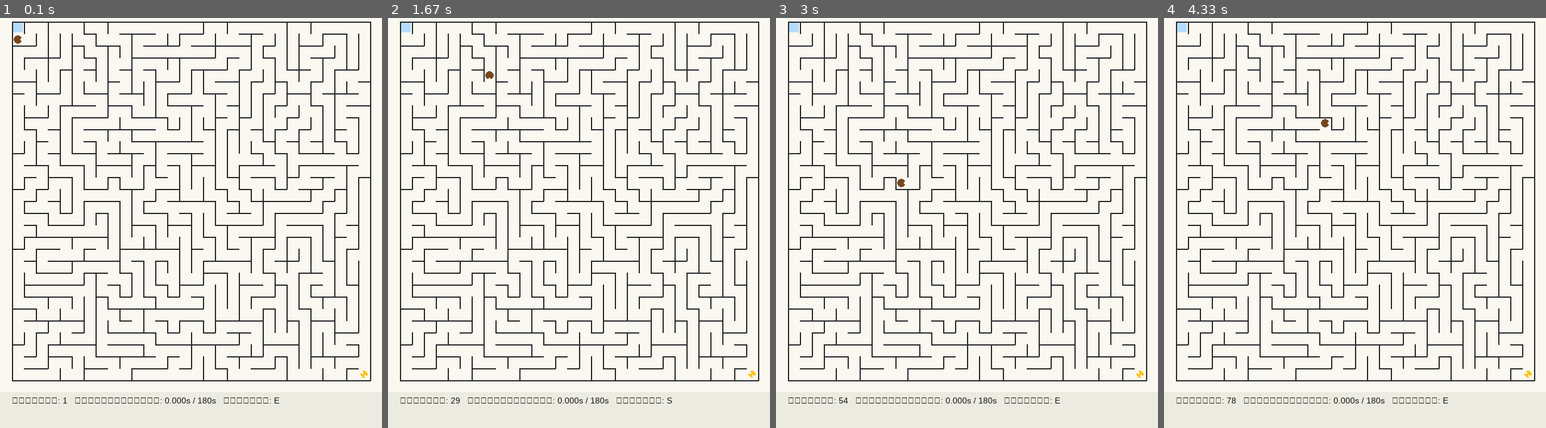
Above: before the commit, frames 1-4 (left to right).
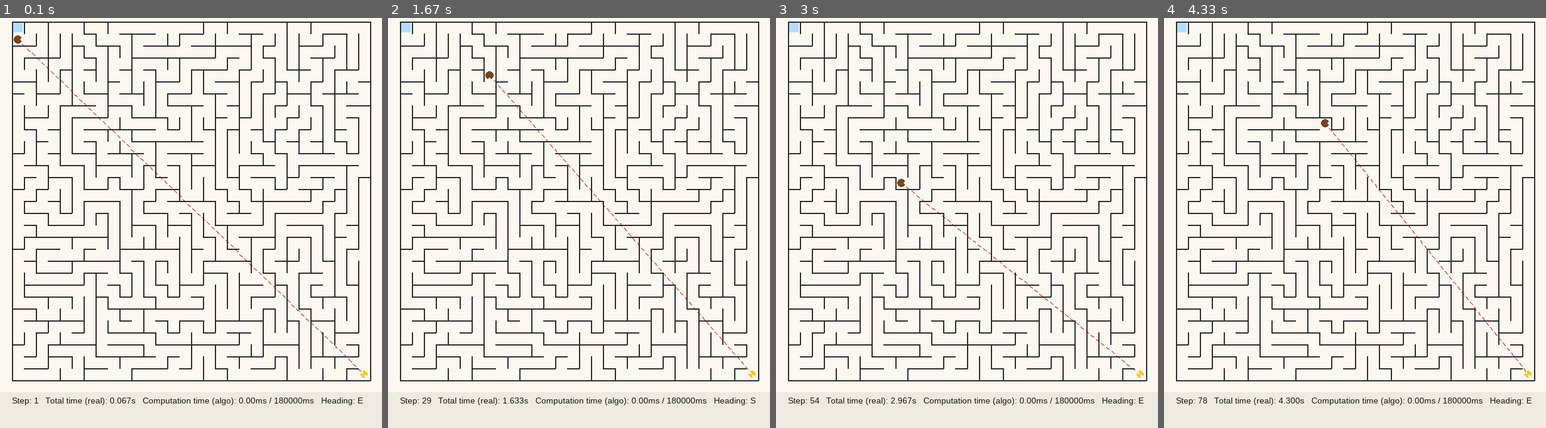
Above: after the commit, the same moments.

Repository: pruk17/660610817-Robot_Maze_Runners
Game: pygame game, started from main.py
Two runs of this game, one before a commit and one after it. Both use one fixed random seed, a clock stepped at 60 frames per second and the inputs below.
Inputs:
- Up to frame 1 (0.1 s): no input
- Up to frame 2 (1.67 s): no input
- Up to frame 3 (3 s): no input
- Up to frame 4 (4.33 s): no input

The runs differ from the first frame. In frame 1, 0.8% of the frame differs, in the area x 3-95%, y 5-95%; in frame 2, 0.8%; in frame 3, 0.8%; in frame 4, 0.8%.

Commit message:
fix pylance waring & create dash line between Mouse and cheese

Diff:
--- a/agent.py
+++ b/agent.py
@@ -1,22 +1,22 @@
 """
 agent.py
-Mouse class: The player in the game. Has a position and a heading.
-Can move one cell at a time and decide on 4 actions per move:
-Move forward, move backward, turn left, turn right (points 8, 15)
+Mouse class: the player in the game, tracking its position and current
+heading. It moves one cell at a time and can decide between 4 actions per
+move: forward, backward, turn left, turn right (requirements #8, #15).
 """
 
-# Clockwise direction order for calculating left/right turns
+# Clockwise direction order, used to compute left/right turns
 CLOCKWISE = ["N", "E", "S", "W"]
 
 
 class Mouse:
     def __init__(self, position, heading: str = "N"):
         self.position = position       # (row, col)
-        self.heading = heading         # The direction the mouse is facing
+        self.heading = heading         # direction the mouse is currently facing
         self.alive = True
         self.moves_count = 0
         self.total_computation_time = 0.0
-        self.path_history = [position]  # Store for rendering/debugging only, not the actual known path
+        self.path_history = [position]  # kept only for render/debug, not a precomputed path
 
     def turn_left(self):
         idx = CLOCKWISE.index(self.heading)
@@ -32,10 +32,11 @@
 
     def apply_action(self, action: str, maze):
         """
-        Performs 1 movement based on the action decided by the solver
+        Perform one move based on the action decided by the solver.
         action: "FORWARD" | "BACKWARD" | "TURN_LEFT" | "TURN_RIGHT"
-        Turning (TURN_LEFT/TURN_RIGHT) only changes the heading without moving the position
-        Moving (FORWARD/BACKWARD) moves the position by 1 cell according to the condition that there is no wall blocking the way
+        Turning (TURN_LEFT/TURN_RIGHT) only changes heading, not position.
+        Moving (FORWARD/BACKWARD) shifts position by 1 cell, provided there
+        is no wall blocking the way.
         """
         if action == "TURN_LEFT":
             self.turn_left()
@@ -53,7 +54,7 @@
             raise ValueError(f"Unknown action: {action}")
 
         if not maze.can_move(self.position, direction):
-            # Hit a wall - consider this move as failed but not fatal (just don't move)
+            # Hit a wall -- this move is wasted but the mouse does not die
             return False
 
         from maze_model import Maze
--- a/game_engine.py
+++ b/game_engine.py
@@ -1,6 +1,7 @@
 """
 game_engine.py
-Main game loop: connects all modules together, tracks computation time, checks for death/victory (points 9, 17)
+The main game loop: wires all modules together, tracks computation time,
+and checks the death/win conditions (requirements #9, #17).
 """
 
 import time
@@ -8,75 +9,66 @@
 from maze_generator import MazeGenerator
 from agent import Mouse
 from solver import FloodFillSolver
-from renderer_text import TextRenderer
+from renderer_pygame import PygameRenderer
 
-MAX_COMPUTATION_SECONDS = 180  # 3 minutes (point 9)
+MAX_COMPUTATION_SECONDS = 180  # 3 minutes (requirement #9)
 
 
 class GameEngine:
-    def __init__(self, size=30, cell_size_cm=16, seed=None,
-                 render_mode="pygame", step_delay_ms=60, screenshot_dir=None):
+    def __init__(self, size=30, cell_size_cm=16, seed=None, screenshot_dir=None):
         self.generator = MazeGenerator(min_path_length=5, seed=seed)
         self.maze = self.generator.generate(size, cell_size_cm)
         self.mouse = Mouse(self.maze.start, heading="E")
         self.solver = FloodFillSolver(self.maze)
-        self.render_mode = render_mode
-        self.step_delay_ms = step_delay_ms
         self.screenshot_dir = screenshot_dir
-
-        if render_mode == "pygame":
-            from renderer_pygame import PygameRenderer
-            self.renderer = PygameRenderer(self.maze)
-        else:
-            self.renderer = TextRenderer()
+        self.renderer = PygameRenderer(self.maze, MAX_COMPUTATION_SECONDS)
 
     def run(self, max_steps=100000):
         status_text = ""
         step_no = 0
+        run_start = time.perf_counter()
 
         while self.mouse.alive and self.mouse.position != self.maze.exit and step_no < max_steps:
             step_no += 1
 
-            # --- นี่คือ "1 ครั้งของ computation time" ---
+            # --- This block represents ONE unit of "computation time" ---
             t0 = time.perf_counter()
             action = self.solver.decide_next_action(self.mouse, self.maze)
             self.mouse.apply_action(action, self.maze)
             t1 = time.perf_counter()
             self.mouse.total_computation_time += (t1 - t0)
-            # --------------------------------------------
+            # --------------------------------------------------------------
 
             if self.mouse.total_computation_time > MAX_COMPUTATION_SECONDS:
                 self.mouse.alive = False
-                status_text = "Died: computation time exceeded 3 minutes"
+                status_text = "Mouse died: exceeded 3 minutes of computation time"
                 break
 
-            self._render(status_text)
+            self._render(status_text, time.perf_counter() - run_start)
 
-            if self.screenshot_dir and step_no % 20 == 0 and self.render_mode == "pygame":
+            if self.screenshot_dir and step_no % 20 == 0:
                 self.renderer.save_screenshot(f"{self.screenshot_dir}/step_{step_no:04d}.png")
 
-            if self.render_mode == "pygame":
-                self.renderer.tick(30)
-            elif self.step_delay_ms:
-                time.sleep(self.step_delay_ms / 1000)
+            self.renderer.tick(30)
+
+        total_elapsed = time.perf_counter() - run_start
 
         if self.mouse.position == self.maze.exit:
-            status_text = (f"Success! Total steps: {self.mouse.moves_count} | "
-                            f"Total computation time: {self.mouse.total_computation_time:.4f} seconds")
-            self._render(status_text)
-            print(status_text)
+            status_text = (f"Success! Steps: {self.mouse.moves_count} | "
+                            f"Time: {total_elapsed:.2f}s")
+            print(f"Success! Total steps: {self.mouse.moves_count} | "
+                  f"Total time (real): {total_elapsed:.4f}s | "
+                  f"Computation time (algo): {self.mouse.total_computation_time * 1000:.4f}ms "
+                  f"/ {MAX_COMPUTATION_SECONDS * 1000}ms budget")
+            self._render(status_text, total_elapsed)
         elif not self.mouse.alive:
             print(status_text)
 
-        if self.render_mode == "pygame":
-            if self.screenshot_dir:
-                self.renderer.save_screenshot(f"{self.screenshot_dir}/final.png")
-            self.renderer.wait_and_close(seconds=2)
+        if self.screenshot_dir:
+            self.renderer.save_screenshot(f"{self.screenshot_dir}/final.png")
+        self.renderer.wait_and_close(seconds=2)
 
         return status_text
 
-    def _render(self, status_text):
-        if self.render_mode == "pygame":
-            self.renderer.render(self.maze, self.mouse, status_text)
-        else:
-            self.renderer.render(self.maze, self.mouse)
+    def _render(self, status_text, total_elapsed=0.0):
+        self.renderer.render(self.maze, self.mouse, status_text, total_elapsed)
--- a/main.py
+++ b/main.py
@@ -9,8 +9,6 @@
     game = GameEngine(
         size=30,
         cell_size_cm=16,
-        seed=None,          # Insert a number if you want to generate the same maze every time, e.g., seed=42
-        render_mode="pygame",   # Change to "text" if you want to see the console version
-        step_delay_ms=60,
+        seed=None,          # Set a number if you want to generate the same maze every time, e.g., seed=42
     )
     game.run()
--- a/renderer_pygame.py
+++ b/renderer_pygame.py
@@ -1,15 +1,20 @@
 """
 renderer_pygame.py
-แสดงผลเขาวงกตแบบกราฟิก real-time ด้วย pygame (ข้อ 14: grid mode)
-ขนาดช่องบนจอ (PIXELS_PER_CELL) เป็นการย่อส่วนจากขนาดจริง 16 cm/ช่อง
+Real-time graphical rendering of the maze using pygame (requirement #14: grid mode).
+On-screen cell size (PIXELS_PER_CELL) is a scaled-down representation of the
+real 16 cm per cell.
 """
+
+import math
 
 import pygame
 
-PIXELS_PER_CELL = 20   # ย่อส่วนจาก 16 cm จริง เป็น 20 px บนจอ
+PIXELS_PER_CELL = 20   # scaled down from the real 16 cm to 20 px on screen
 WALL_THICKNESS = 2
-MARGIN = 20            # เผื่อขอบไว้แสดงข้อความสถานะ
+MARGIN = 20            # space reserved for status text
 HUD_HEIGHT = 60
+SIGHT_LINE_DASH = 6    # length in px of each dash segment
+SIGHT_LINE_GAP = 5     # length in px of each gap between dashes
 
 COLOR_BG = (250, 248, 240)
 COLOR_WALL = (40, 40, 40)
@@ -20,12 +25,13 @@
 COLOR_TEXT = (20, 20, 20)
 COLOR_DEAD = (200, 40, 40)
 COLOR_WIN = (30, 160, 60)
+COLOR_SIGHT_LINE = (220, 90, 90)
 
 
 class PygameRenderer:
-    def __init__(self, maze):
+    def __init__(self, maze, max_computation_seconds=180):
         pygame.init()
-        pygame.display.set_caption("Maze Mouse - หนูหาชีสในเขาวงกต")
+        pygame.display.set_caption("Maze Mouse")
         board_px = maze.size * PIXELS_PER_CELL
         self.width = board_px + MARGIN * 2
         self.height = board_px + MARGIN * 2 + HUD_HEIGHT
@@ -33,6 +39,7 @@
         self.font = pygame.font.SysFont("Tahoma", 18)
         self.font_small = pygame.font.SysFont("Tahoma", 14)
         self.clock = pygame.time.Clock()
+        self.max_computation_ms = max_computation_seconds * 1000
 
     def cell_to_px(self, r, c):
         x = MARGIN + c * PIXELS_PER_CELL
@@ -62,9 +69,32 @@
         ex, ey = self.cell_to_px(*maze.exit)
         center = (ex + PIXELS_PER_CELL // 2, ey + PIXELS_PER_CELL // 2)
         pygame.draw.circle(self.screen, COLOR_CHEESE, center, PIXELS_PER_CELL // 3)
-        # จุดรูชีสเล็กๆ
+        # small cheese holes
         pygame.draw.circle(self.screen, COLOR_BG, (center[0] - 3, center[1] - 2), 2)
         pygame.draw.circle(self.screen, COLOR_BG, (center[0] + 2, center[1] + 3), 2)
+
+    def draw_sight_line(self, maze, mouse):
+        """Draw a dashed straight line showing the direct displacement
+        between the mouse and the cheese (exit), ignoring walls."""
+        mx, my = self.cell_to_px(*mouse.position)
+        start = (mx + PIXELS_PER_CELL // 2, my + PIXELS_PER_CELL // 2)
+        ex, ey = self.cell_to_px(*maze.exit)
+        end = (ex + PIXELS_PER_CELL // 2, ey + PIXELS_PER_CELL // 2)
+
+        dx, dy = end[0] - start[0], end[1] - start[1]
+        distance = math.hypot(dx, dy)
+        if distance == 0:
+            return
+        ux, uy = dx / distance, dy / distance
+
+        step = SIGHT_LINE_DASH + SIGHT_LINE_GAP
+        travelled = 0.0
+        while travelled < distance:
+            seg_start = (start[0] + ux * travelled, start[1] + uy * travelled)
+            seg_end_dist = min(travelled + SIGHT_LINE_DASH, distance)
+            seg_end = (start[0] + ux * seg_end_dist, start[1] + uy * seg_end_dist)
+            pygame.draw.line(self.screen, COLOR_SIGHT_LINE, seg_start, seg_end, 2)
+            travelled += step
 
     def draw_mouse(self, mouse):
         x, y = self.cell_to_px(*mouse.position)
@@ -72,37 +102,40 @@
         radius = PIXELS_PER_CELL // 2 - 3
         pygame.draw.circle(self.screen, COLOR_MOUSE, (cx, cy), radius)
 
-        # จมูก/ทิศทางที่หันหน้า แสดงเป็นจุดเล็กด้านหน้า
+        # nose/facing direction, shown as a small dot at the front
         offset = {"N": (0, -radius), "S": (0, radius), "E": (radius, 0), "W": (-radius, 0)}[mouse.heading]
         nose = (cx + offset[0], cy + offset[1])
         pygame.draw.circle(self.screen, COLOR_MOUSE_EYE, nose, 3)
 
-    def draw_hud(self, mouse, status_text=""):
+    def draw_hud(self, mouse, status_text="", total_elapsed=0.0):
         y_base = self.height - HUD_HEIGHT
         pygame.draw.rect(self.screen, (235, 235, 225), (0, y_base, self.width, HUD_HEIGHT))
-        info = (f"ก้าวที่: {mouse.moves_count}   "
-                 f"เวลาคำนวณสะสม: {mouse.total_computation_time:.3f}s / 180s   "
-                 f"หันหน้า: {mouse.heading}")
+        computation_ms = mouse.total_computation_time * 1000
+        info = (f"Step: {mouse.moves_count}   "
+                 f"Total time (real): {total_elapsed:.3f}s   "
+                 f"Computation time (algo): {computation_ms:.2f}ms / {self.max_computation_ms:.0f}ms   "
+                 f"Heading: {mouse.heading}")
         text_surf = self.font_small.render(info, True, COLOR_TEXT)
         self.screen.blit(text_surf, (MARGIN, y_base + 6))
 
         if status_text:
-            color = COLOR_WIN if "สำเร็จ" in status_text else COLOR_DEAD
+            color = COLOR_WIN if "Success" in status_text else COLOR_DEAD
             status_surf = self.font.render(status_text, True, color)
             self.screen.blit(status_surf, (MARGIN, y_base + 28))
 
-    def render(self, maze, mouse, status_text=""):
-        # เคลียร์ event queue กันโปรแกรมค้าง (ปิดหน้าต่างได้)
+    def render(self, maze, mouse, status_text="", total_elapsed=0.0):
+        # drain the event queue so the app doesn't hang (allows closing the window)
         for event in pygame.event.get():
             if event.type == pygame.QUIT:
                 pygame.quit()
                 raise SystemExit
 
         self.screen.fill(COLOR_BG)
+        self.draw_sight_line(maze, mouse)
         self.draw_start_and_cheese(maze)
         self.draw_walls(maze)
         self.draw_mouse(mouse)
-        self.draw_hud(mouse, status_text)
+        self.draw_hud(mouse, status_text, total_elapsed)
         pygame.display.flip()
 
     def save_screenshot(self, path):
--- a/renderer_text.py
+++ /dev/null
@@ -1,38 +0,0 @@
-"""
-renderer_text.py
-render Text in console (point 14: text mode)
-"""
-
-
-class TextRenderer:
-    def render(self, maze, mouse):
-        size = maze.size
-        lines = []
-        # write line by line each block is 2 characters (cell character + right wall)
-        for r in range(size):
-            top = ""
-            mid = ""
-            for c in range(size):
-                cell = maze.grid[r][c]
-                top += "+" + ("---" if cell.walls["N"] else "   ")
-                if (r, c) == mouse.position:
-                    symbol = {"N": "^", "S": "v", "E": ">", "W": "<"}[mouse.heading]
-                elif (r, c) == maze.exit:
-                    symbol = "C"  # Cheese
-                elif (r, c) == maze.start:
-                    symbol = "S"
-                else:
-                    symbol = " "
-                mid += ("|" if cell.walls["W"] else " ") + f" {symbol} "
-            lines.append(top + "+")
-            lines.append(mid + "|")
-        # lower wall of the last row
-        bottom = ""
-        for c in range(size):
-            bottom += "+" + ("---" if maze.grid[size - 1][c].walls["S"] else "   ")
-        lines.append(bottom + "+")
-
-        print("\n".join(lines))
-        print(f"Position: {mouse.position}  Heading: {mouse.heading}  "
-              f"Moves: {mouse.moves_count}  Total Computation Time: {mouse.total_computation_time:.4f}s")
-        print("-" * 60)
--- a/solver.py
+++ b/solver.py
@@ -1,8 +1,10 @@
 """
 solver.py
-FloodFillSolver: จำลอง "กลิ่นชีส" ที่หนูรู้สึกได้ในทุกช่อง (ค่าระยะทางไปชีสของแต่ละช่อง)
-แต่หนูจะตัดสินใจ "การเคลื่อนไหวเดียว" ในแต่ละครั้งเท่านั้น (เลี้ยวซ้าย/ขวา/หน้า/หลัง)
-ไม่มีการเก็บลำดับเส้นทางทั้งหมดไว้ล่วงหน้า (ข้อ 16) -- มีแค่ค่าสนามระยะทางต่อช่อง (เหมือนกลิ่น)
+FloodFillSolver: simulates the "cheese scent" that the mouse can sense in
+every cell (a distance-to-cheese value per cell), but the mouse still only
+decides a single move at a time (turn left/right/forward/backward).
+No full path is precomputed or stored (requirement #16) -- only a
+per-cell distance field (like a scent) is available.
 """
 
 from collections import deque
@@ -13,9 +15,11 @@
 
 class FloodFillSolver:
     def __init__(self, maze: Maze):
-        # คำนวณ "สนามกลิ่น" (distance field) จาก exit ไปทุกช่องหนึ่งครั้งตอนเริ่มเกม
-        # นี่คือสิ่งที่แทน "หนูได้กลิ่นชีส/รู้ว่าชีสอยู่ตรงไหน" (ข้อ 12)
-        # แต่ไม่ใช่ path สำเร็จรูป หนูยังต้องตัดสินใจเองทีละก้าวจากค่านี้
+        # Compute the "scent field" (distance field) from the exit to every
+        # cell once, at the start of the game. This represents "the mouse
+        # can smell the cheese" (requirement #12), but it is not a
+        # ready-made path -- the mouse still has to decide its own moves
+        # step by step based on this field.
         self.distance_field = self._build_distance_field(maze)
 
     def _build_distance_field(self, maze: Maze):
@@ -36,9 +40,11 @@
 
     def decide_next_action(self, mouse, maze: Maze) -> str:
         """
-        ตัดสินใจ action เดียวสำหรับการเคลื่อนไหวครั้งนี้ครั้งเดียวเท่านั้น
-        โดยดูค่าระยะทาง (กลิ่น) ของช่องข้างเคียงที่เดินได้จริง แล้วเลือกทิศที่ใกล้ชีสที่สุด
-        ถ้าทิศนั้นไม่ตรงกับ heading ปัจจุบัน ต้องเลี้ยวก่อน (1 การเคลื่อนไหว = เลี้ยวได้แค่ครั้งเดียว)
+        Decide a single action for this move only. Looks at the distance
+        (scent) value of the walkable neighboring cells and picks the
+        direction closest to the cheese. If that direction doesn't match
+        the current heading, the mouse must turn first (1 move = only one
+        turn at a time).
         """
         r, c = mouse.position
         current_dist = self.distance_field[r][c]
@@ -54,7 +60,7 @@
                 best_dir = d
 
         if best_dir is None:
-            # ไม่ควรเกิดขึ้นในเขาวงกตที่เชื่อมกันหมด (ยกเว้นถึงเป้าหมายแล้ว)
+            # Should never happen in a fully connected maze (unless already at the goal)
             return "FORWARD"
 
         if best_dir == mouse.heading:
@@ -62,7 +68,7 @@
         if best_dir == mouse.opposite_heading():
             return "BACKWARD"
 
-        # ต้องเลี้ยว -- เลือกว่าจะซ้ายหรือขวา (เลี้ยวได้ทีละ 1 ครั้งต่อ 1 การเคลื่อนไหว)
+        # Needs to turn -- decide left or right (only one turn per move)
         idx_current = CLOCKWISE.index(mouse.heading)
         idx_target = CLOCKWISE.index(best_dir)
         diff = (idx_target - idx_current) % 4
Not shown, changed: README.md
Binary file removed: maze.png
